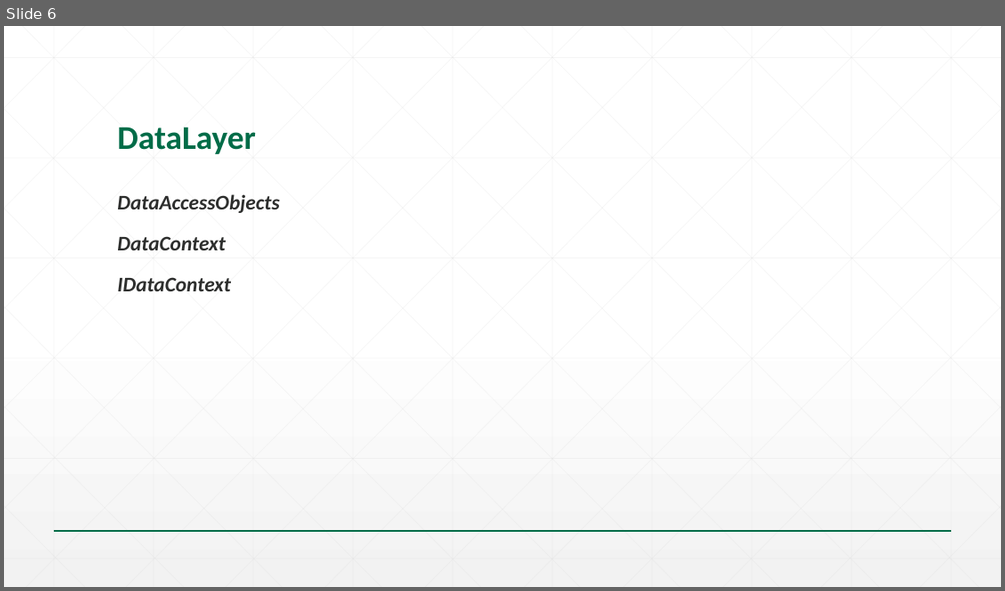
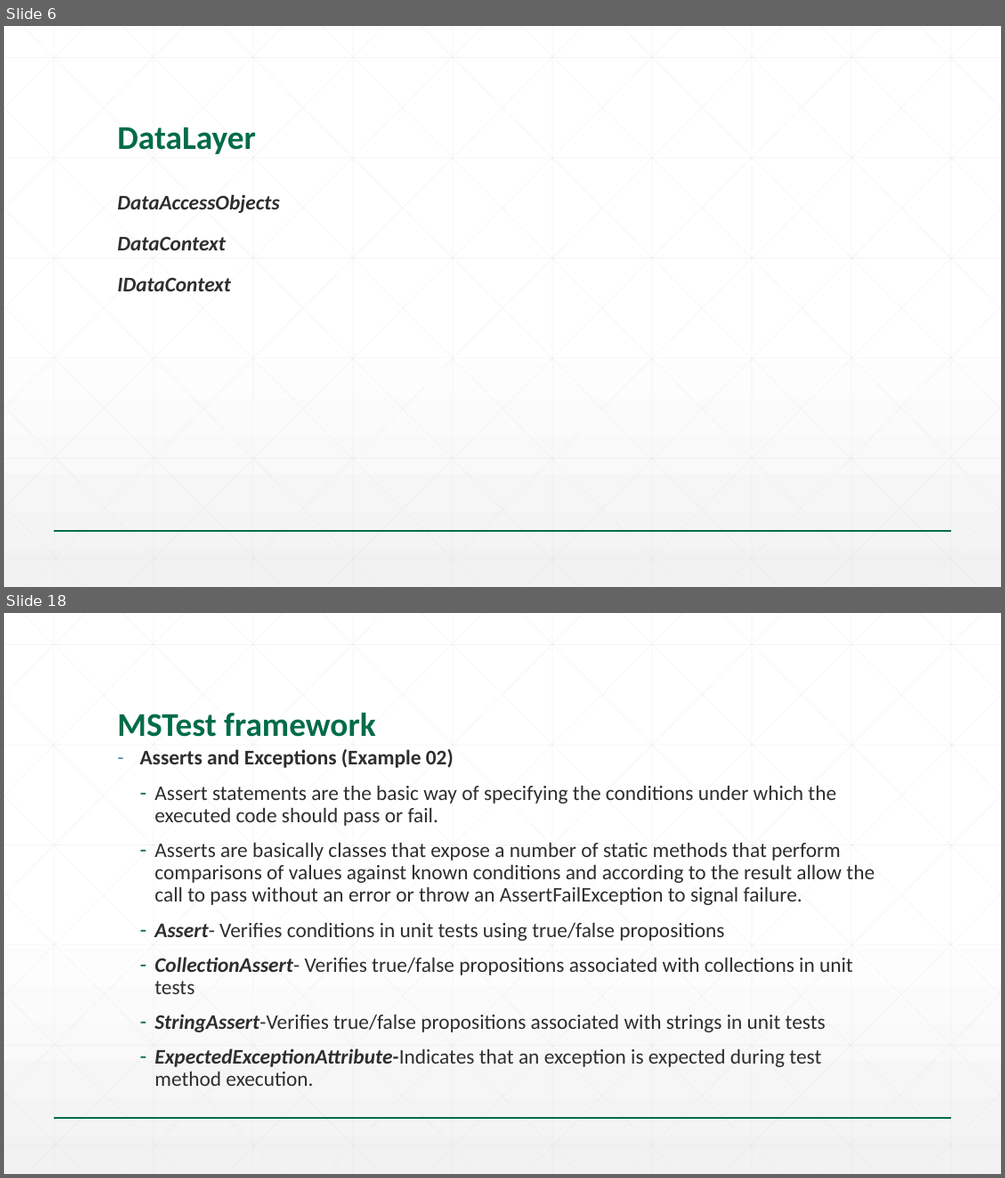
Before and after one commit to goce-kalamadevski/svs-talent-2015, a slide deck: 04-SPA/Slides/01.02-Seavus Talent Program_SPA.pptx. Shown one above the other, each under a label of ours: slide 6 before the commit, slides 6 and 18 after it; the slides between them are not shown. The pictures are 1005x591 and 1005x1178 pixels, drawn with LibreOffice and Linux fonts; fonts in the diff are those of the drawing; background and template pictures are left out. Boxes give left, top, right and bottom in pixels: in the first picture for what was removed or moved away, otherwise in the second. Text is boxed around its words. In the diff, an @@ line names an element or a change of style, - is before the commit and + after.

```diff
--- a/04-SPA/Slides/01.02-Seavus Talent Program_SPA.pptx
+++ b/04-SPA/Slides/01.02-Seavus Talent Program_SPA.pptx
@@ slide 18 added at bbox=[4, 613, 1001, 1174], background gradient #FFFFFF to #F2F2F2; not listed: 47 template elements that a slide beside it also shows @@
@@ title added at bbox=[117, 712, 375, 737], 32 pt, text #016C48, bold @@
+MSTest framework
@@ text added at bbox=[140, 749, 874, 1086], 20 pt, text #2D2E2D @@
+  – Asserts and Exceptions (Example 02)
+  – Assert statements are the basic way of specifying the conditions under which the executed code should pass or fail.
+  – Asserts are basically classes that expose a number of static methods that perform comparisons of values against known conditions and according to the result allow the call to pass without an error or throw an AssertFailException to signal failure.
+  – Assert- Verifies conditions in unit tests using true/false propositions
+  – CollectionAssert- Verifies true/false propositions associated with collections in unit tests
+  – StringAssert-Verifies true/false propositions associated with strings in unit tests
+  – ExpectedExceptionAttribute-Indicates that an exception is expected during test method execution.
```
Also in this commit, not shown: 1 slide changed, 15 other slides added, 3 other files.
